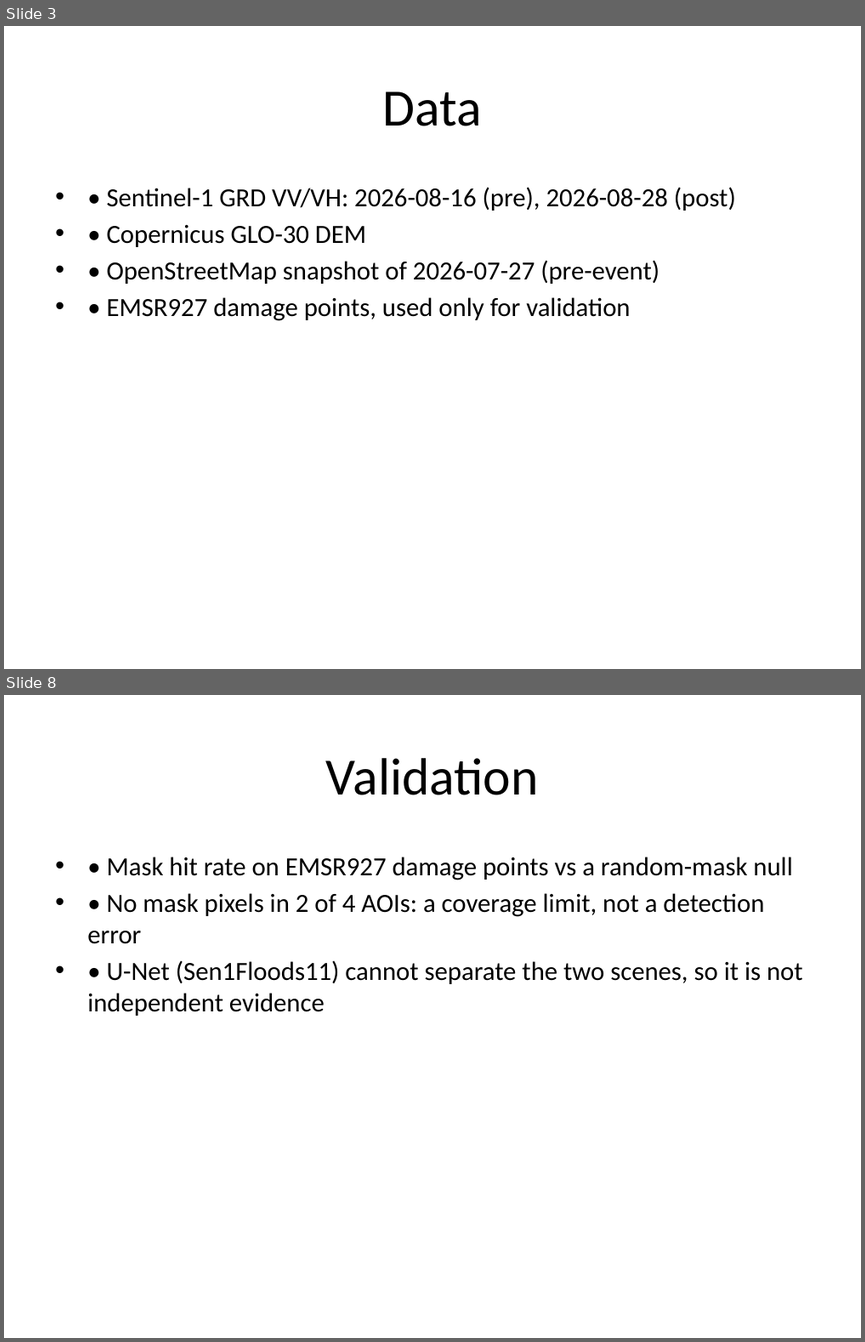
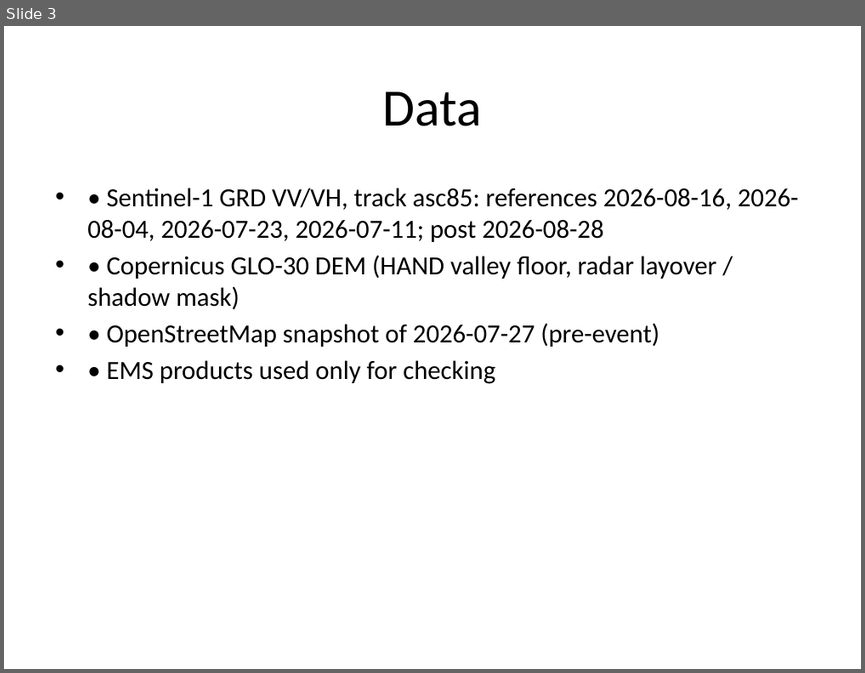
Before and after one commit to MANIKANTH678/trishuli-flood-mapping, a slide deck: outputs/presentation.pptx. Shown one above the other, each under a label of ours: slides 3 and 8 before the commit, slide 3 after it; the slides between them are not shown. The pictures are 865x1342 and 865x673 pixels, drawn with LibreOffice and Linux fonts; fonts in the diff are those of the drawing. Boxes give left, top, right and bottom in pixels: in the first picture for what was removed or moved away, otherwise in the second. Text is boxed around its words. In the diff, an @@ line names an element or a change of style, - is before the commit and + after.

```diff
--- a/outputs/presentation.pptx
+++ b/outputs/presentation.pptx
@@ slide 8 removed at bbox=[4, 695, 861, 1338], background #FFFFFF @@
@@ title removed at bbox=[326, 758, 539, 795] @@
-Validation
@@ text removed at bbox=[87, 857, 803, 1015] @@
-• • Mask hit rate on EMSR927 damage points vs a random-mask null
-• • No mask pixels in 2 of 4 AOIs: a coverage limit, not a detection error
-• • U-Net (Sen1Floods11) cannot separate the two scenes, so it is not independent evidence
@@ slide 3 changed as well @@
@@ text at bbox=[87, 188, 799, 309]: text changed @@
-• • Sentinel-1 GRD VV/VH: 2026-08-16 (pre), 2026-08-28 (post)
-• • Copernicus GLO-30 DEM
+• • Sentinel-1 GRD VV/VH, track asc85: references 2026-08-16, 2026-08-04, 2026-07-23, 2026-07-11; post 2026-08-28
+• • Copernicus GLO-30 DEM (HAND valley floor, radar layover / shadow mask)
@@ text at bbox=[107, 360, 495, 384]: text changed @@
-• • EMSR927 damage points, used only for validation
+• • EMS products used only for checking
```
Also in this commit, not shown: 6 other slides changed, 2 slides added, 2 other slides removed, 4 other files.
